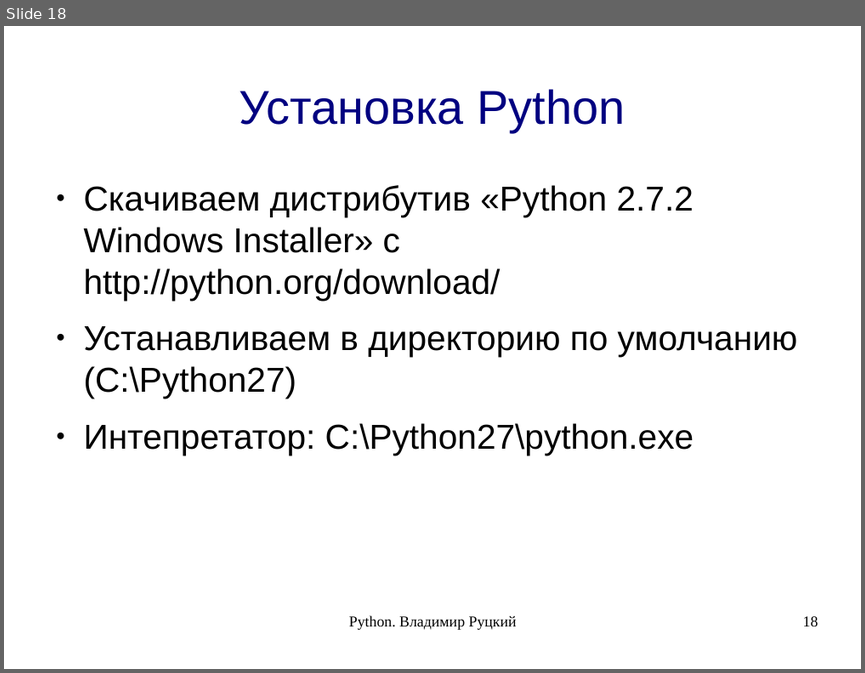
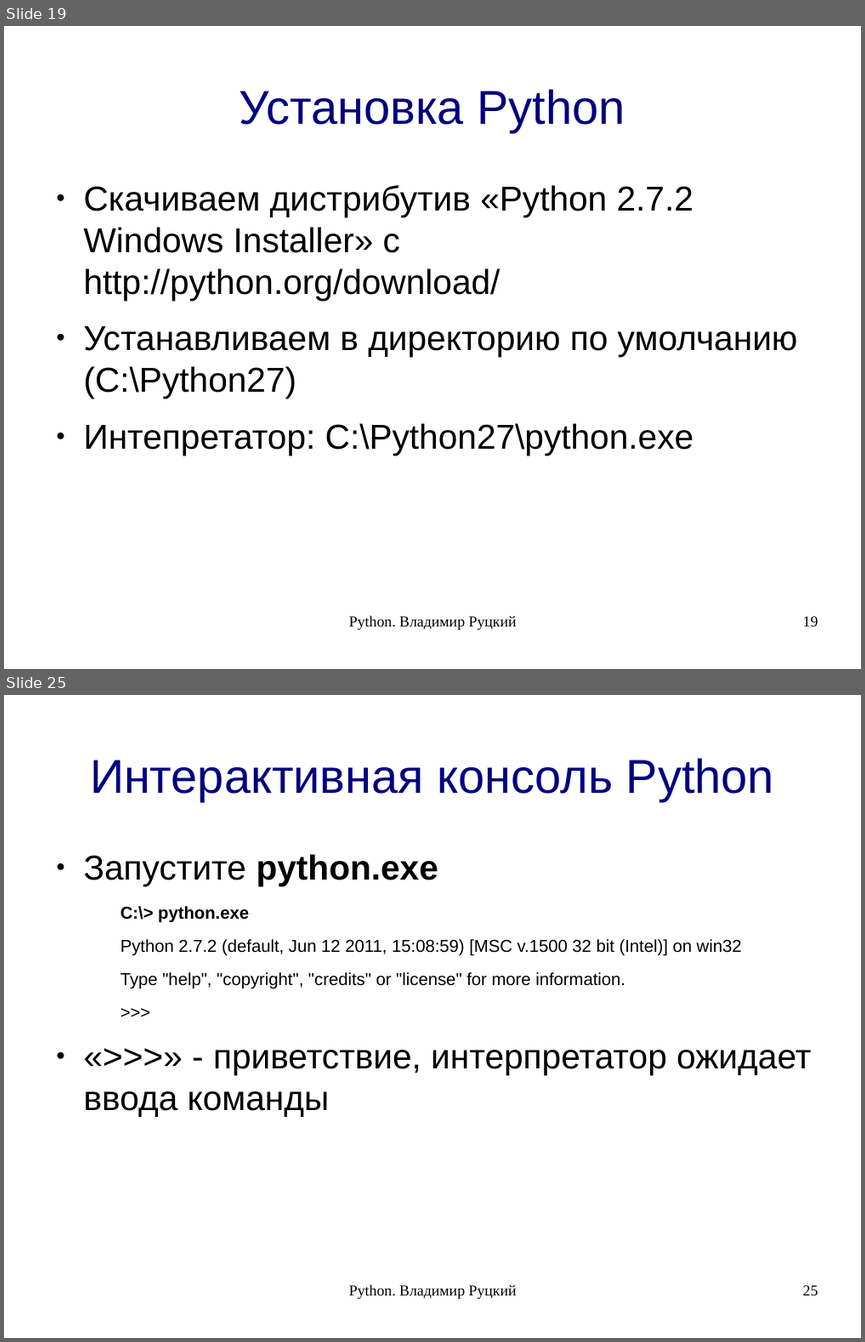
Before and after one commit to rutsky/python-course, a slide deck: 00_introduction.odp. Shown one above the other, each under a label of ours: slide 18 before the commit, slides 19 and 25 after it; the slides between them are not shown. The pictures are 865x673 and 865x1342 pixels, drawn with LibreOffice and Linux fonts; fonts in the diff are those of the drawing. Boxes give left, top, right and bottom in pixels: in the first picture for what was removed or moved away, otherwise in the second. Text is boxed around its words. In the diff, an @@ line names an element or a change of style, - is before the commit and + after.

```diff
--- a/00_introduction.odp
+++ b/00_introduction.odp
@@ slide 25 added at (4,695,861,1338), background #FFFFFF @@
@@ title added at (90,758,774,801), 44 pt, text #000080 @@
+Интерактивная консоль Python
@@ text added at (84,854,811,1116), 16 pt, text #000000 @@
+● Запустите python.exe
+  C:\> python.exe
+  Python 2.7.2 (default, Jun 12 2011, 15:08:59) [MSC v.1500 32 bit (Intel)] on win32
+  Type "help", "copyright", "credits" or "license" for more information.
+  >>>
+● «>>>» - приветствие, интерпретатор ожидает ввода команды
@@ text added at (349,1284,517,1299), 14 pt, text #000000 @@
+Python. Владимир Руцкий
@@ page number added at (803,1285,818,1295), 14 pt, text #000000 @@
+25
@@ what was slide 18 is now slide 19 @@
@@ page number at (803,616,818,626): text changed @@
-18
+19
```
Also in this commit, not shown: 8 slides changed, 9 other slides added, 7 other files.
